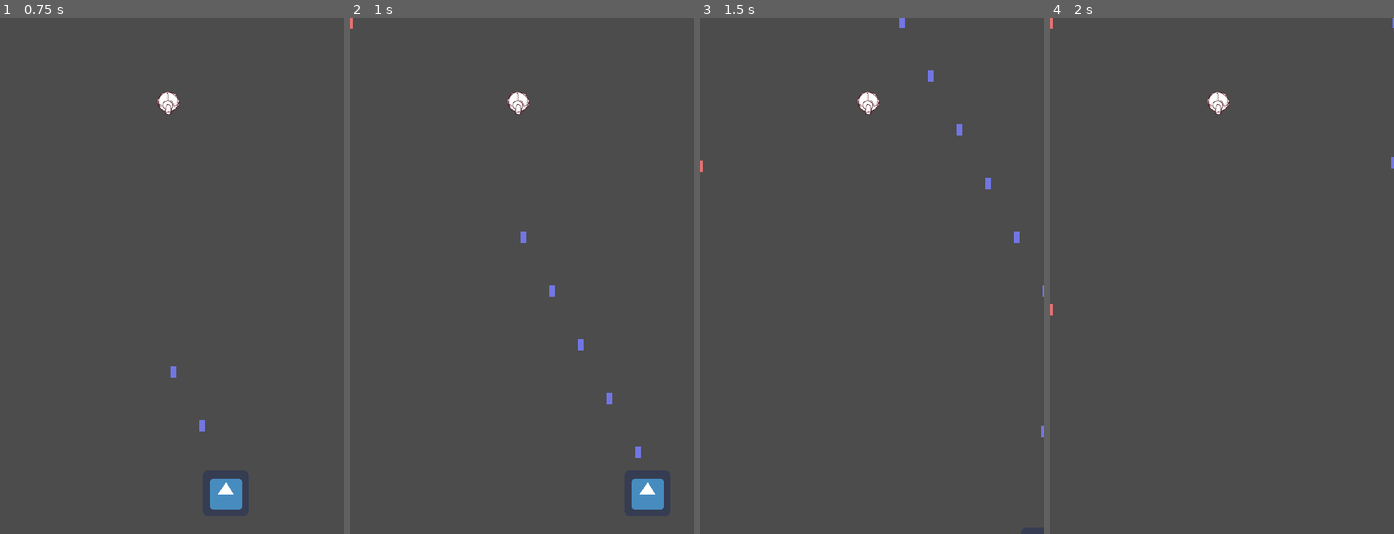
Above: before the commit, frames 1-4 (left to right).
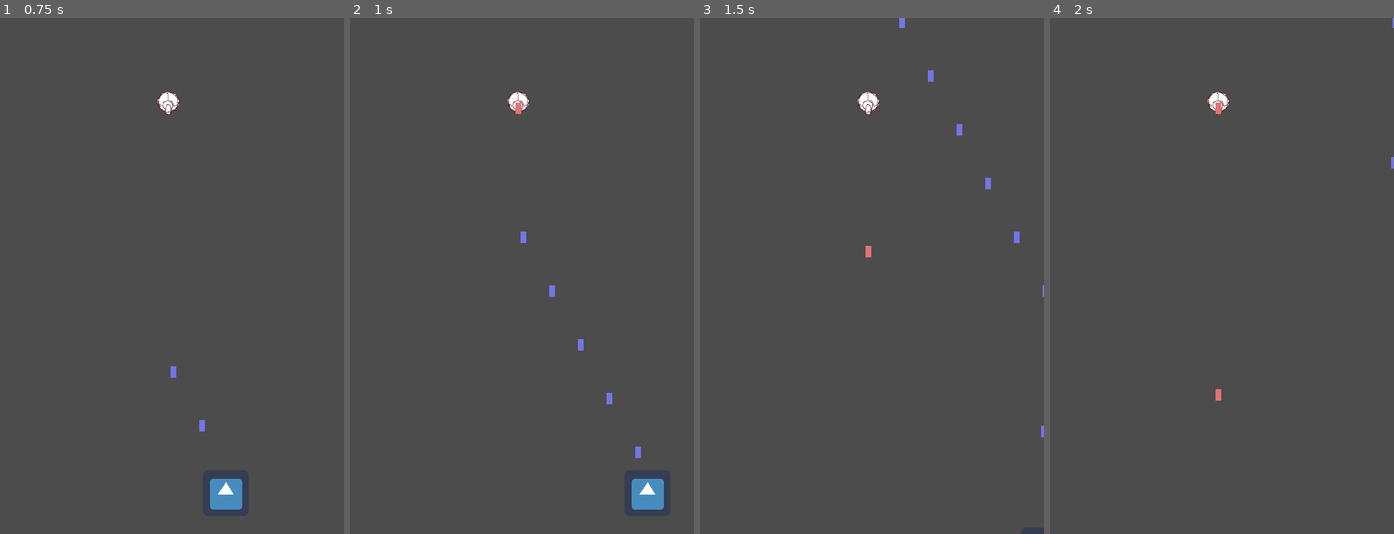
Above: after the commit, the same moments.

Repository: Harrison-Winters/Jet-Pack-Escape
Game: Godot game, scene res://enemy_test.tscn
Same seed, same stepped clock (60 frames per second), same inputs: the game is played once before the commit and once after it. This scene is started directly instead of the project's main scene. The engine's default icon, where the game draws it, is replaced by a stand-in: a white triangle on a blue panel in a dark square.
Inputs:
- Up to frame 1 (0.75 s): tap Enter at 0.5 s; hold Right (ui_right) from 0.53 s (still down); hold Z (shoot) from 0.53 s (still down)
- Up to frame 2 (1 s): keep holding Right (ui_right); keep holding Z (shoot)
- Up to frame 3 (1.5 s): release Right (ui_right) at 1.28 s; release Z (shoot) at 1.28 s; hold Down (ui_down) from 1.28 s (still down); tap Z (shoot) at 1.35 s
- Up to frame 4 (2 s): keep holding Down (ui_down)

Frame 1 is identical in both runs. In frame 2, less than 0.1% of the frame differs, in the area x 0-50%, y 0-19%; in frame 3, less than 0.1%; in frame 4, 0.1%, in the area x 0-50%, y 0-75%.

Commit message:
Enemy Shooting Transform Fix

Diff:
--- a/Jetpack Escape/enemy.gd
+++ b/Jetpack Escape/enemy.gd
@@ -18,3 +18,4 @@
 	var resource = load("res://enemy_bullet.tscn")
 	var bullet = resource.instance()
 	owner.add_child(bullet)
+	bullet.transform = $EnemyShootPosition.global_transform
--- a/Jetpack Escape/enemy.tscn
+++ b/Jetpack Escape/enemy.tscn
@@ -27,4 +27,6 @@
 [node name="ShotTimer" type="Timer" parent="."]
 autostart = true
 
+[node name="EnemyShootPosition" type="Position2D" parent="."]
+
 [connection signal="timeout" from="ShotTimer" to="." method="_on_ShotTimer_timeout"]
Not shown, changed: Jetpack Escape/.mono/metadata/ide_messaging_meta.txt
